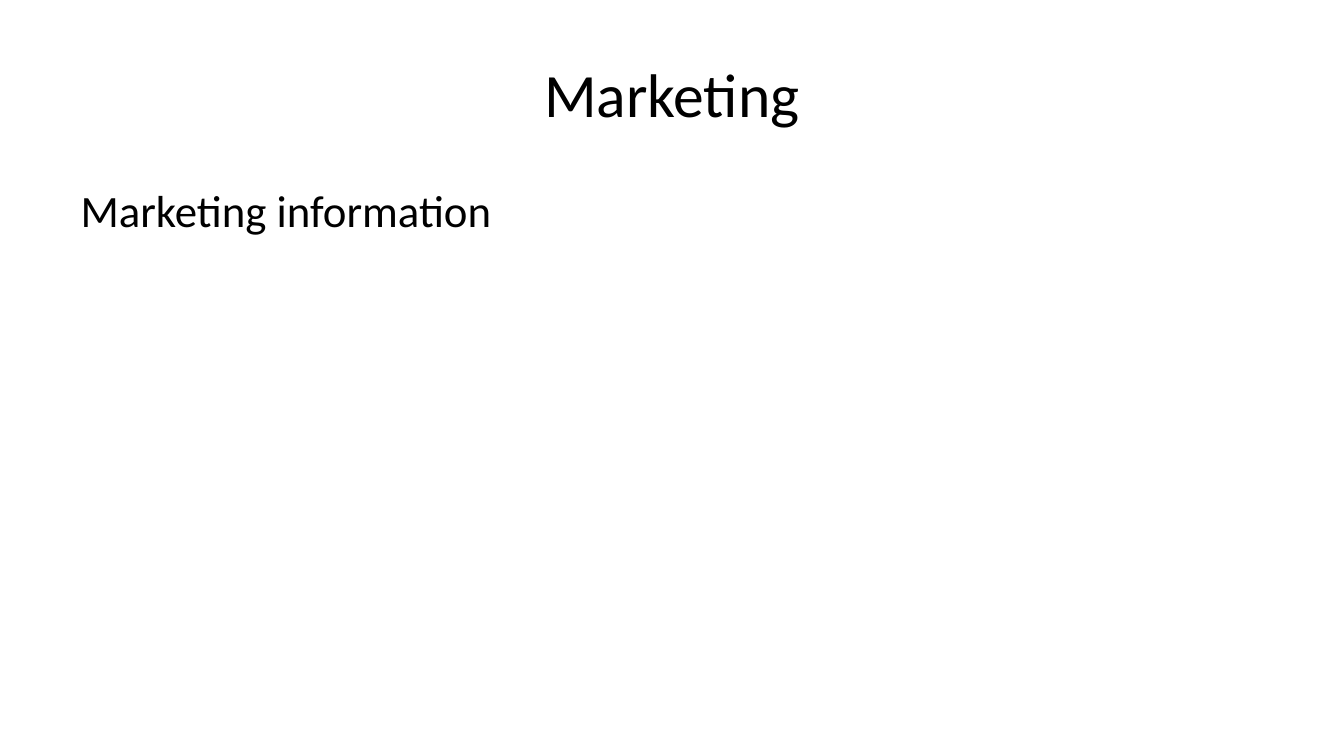
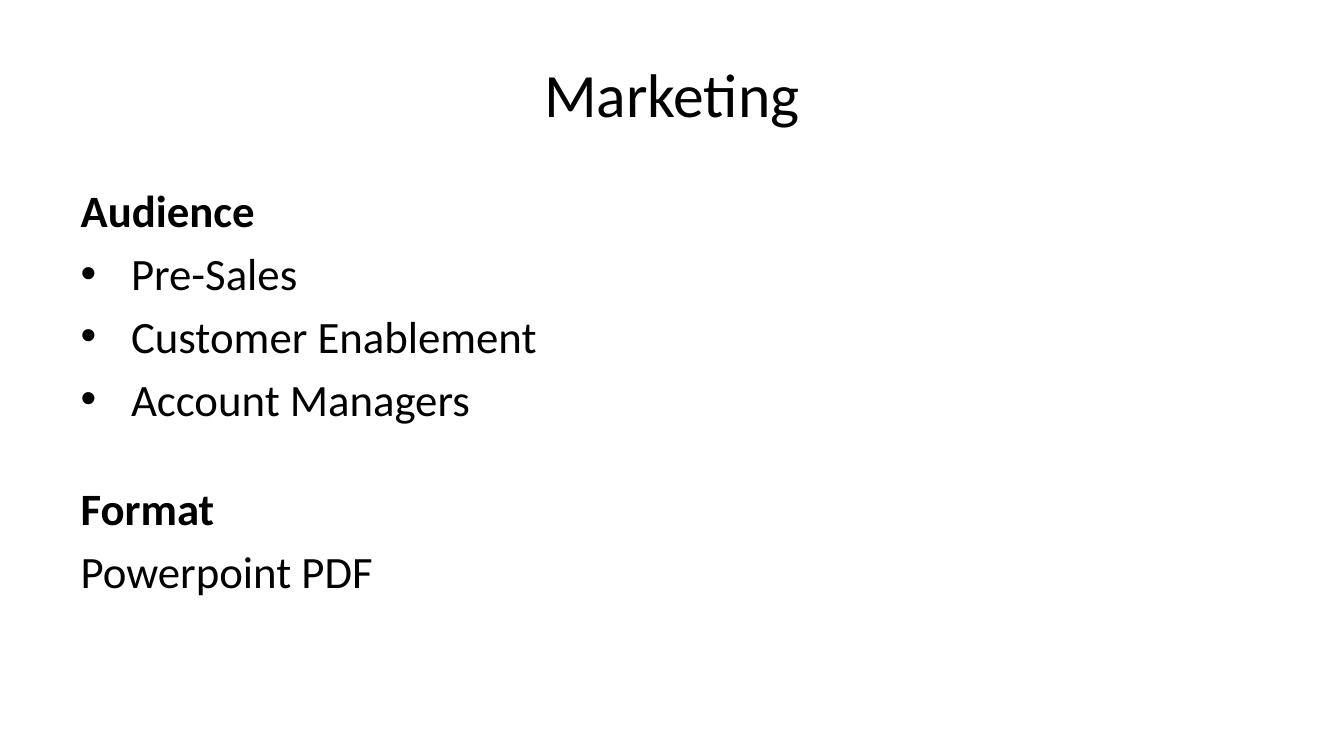
Before and after one commit to melbs/tc2benson, a slide deck: slide 4 of docs/outputs.pptx. Drawn at 1344x756 pixels with LibreOffice and Linux fonts; fonts in the diff are those of the drawing. Boxes give left, top, right and bottom in pixels: in the first picture for what was removed or moved away, otherwise in the second. Text is boxed around its words. In the diff, an @@ line names an element or a change of style, - is before the commit and + after.

```diff
--- a/docs/outputs.pptx
+++ b/docs/outputs.pptx
@@ text at (81, 195, 537, 596): text changed @@
-Marketing information
+Audience
+• Pre-Sales
+• Customer Enablement
+• Account Managers
+Format
+Powerpoint PDF
```
Also in this commit, not shown: 2 other slides changed, 3 slides added, 3 slides removed, 37 other files.
